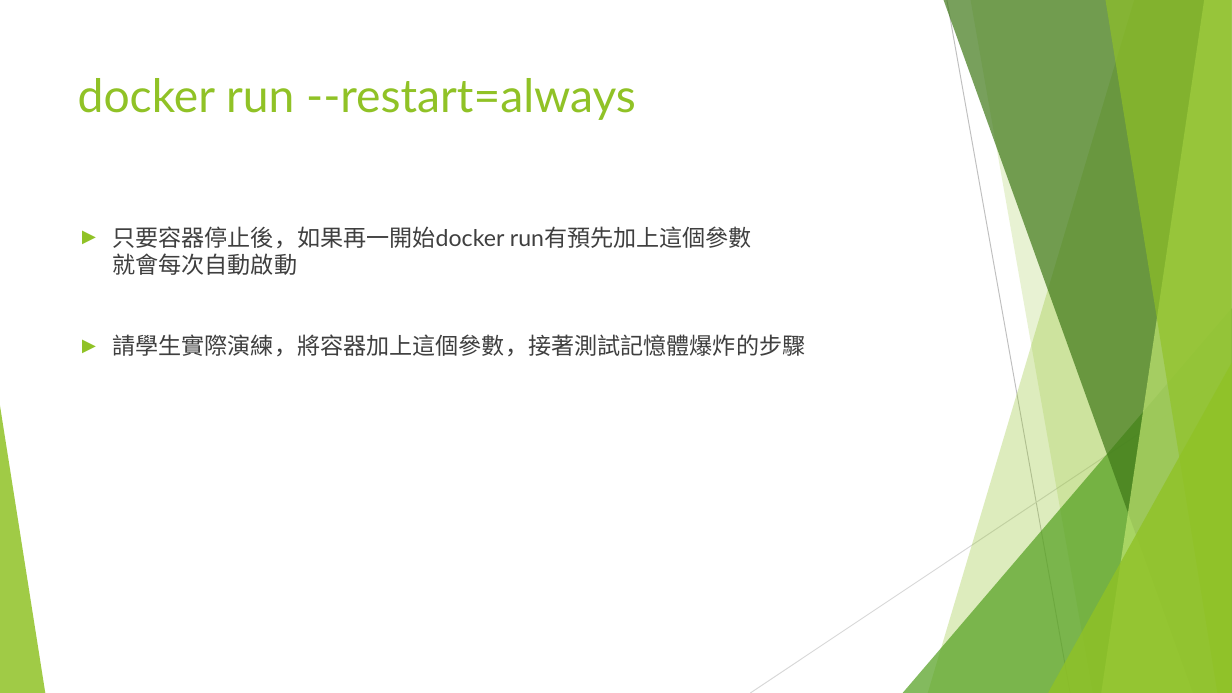
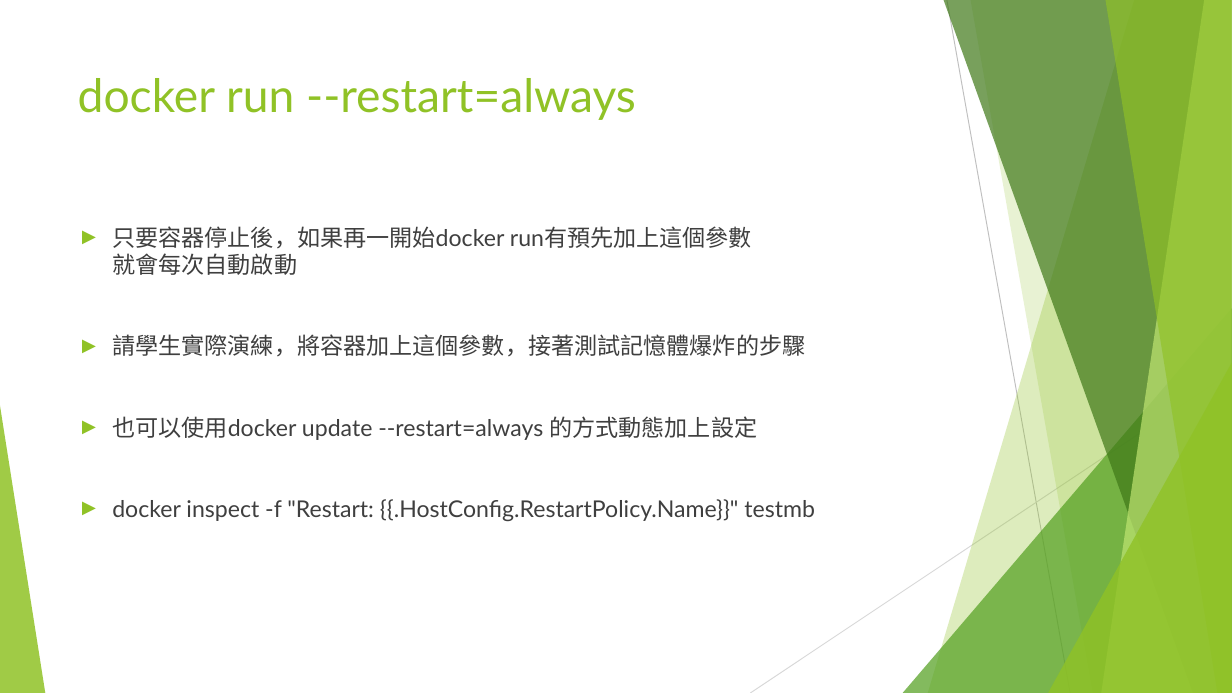
Before and after one commit to coolyuoo/Docker.Class4, a slide deck: slide 23 of 單元4.容器資源配置.pptx (slide 24 before the commit). Drawn at 1232x693 pixels with LibreOffice and Linux fonts; fonts in the diff are those of the drawing. Boxes give left, top, right and bottom in pixels: in the first picture for what was removed or moved away, otherwise in the second. Text is boxed around its words. In the diff, an @@ line names an element or a change of style, - is before the commit and + after.

```diff
--- a/單元4.容器資源配置.pptx
+++ b/單元4.容器資源配置.pptx
@@ text at [112, 416, 815, 521]: paragraphs added @@
+► 也可以使用docker update --restart=always 的方式動態加上設定
+► docker inspect -f "Restart: {{.HostConfig.RestartPolicy.Name}}" testmb
```
Also in this commit, not shown: 3 other slides changed, 1 slide removed.
